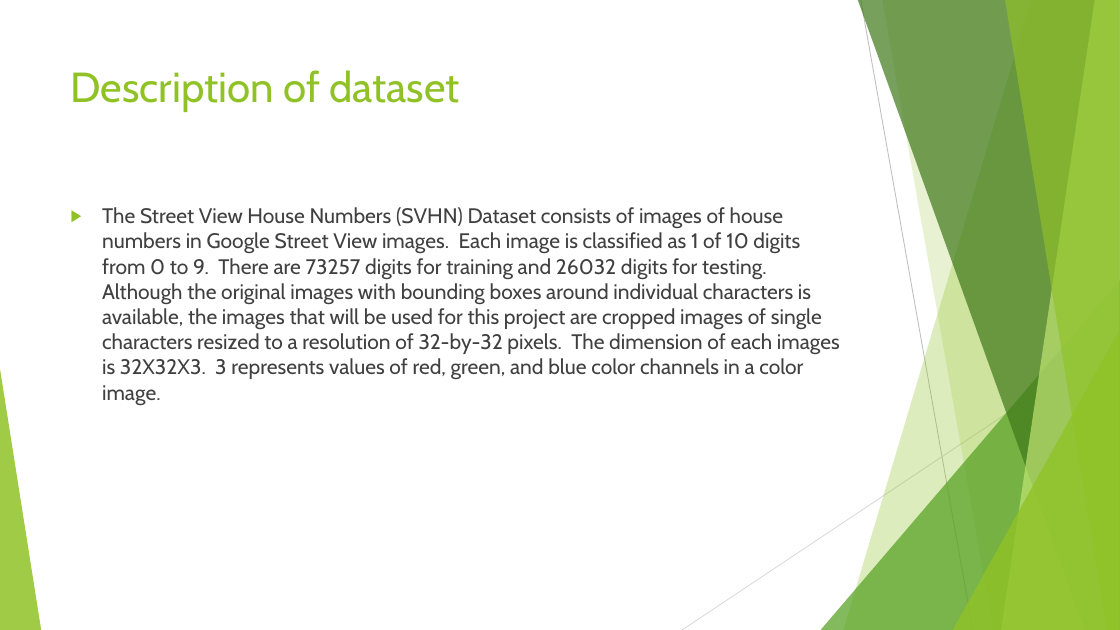
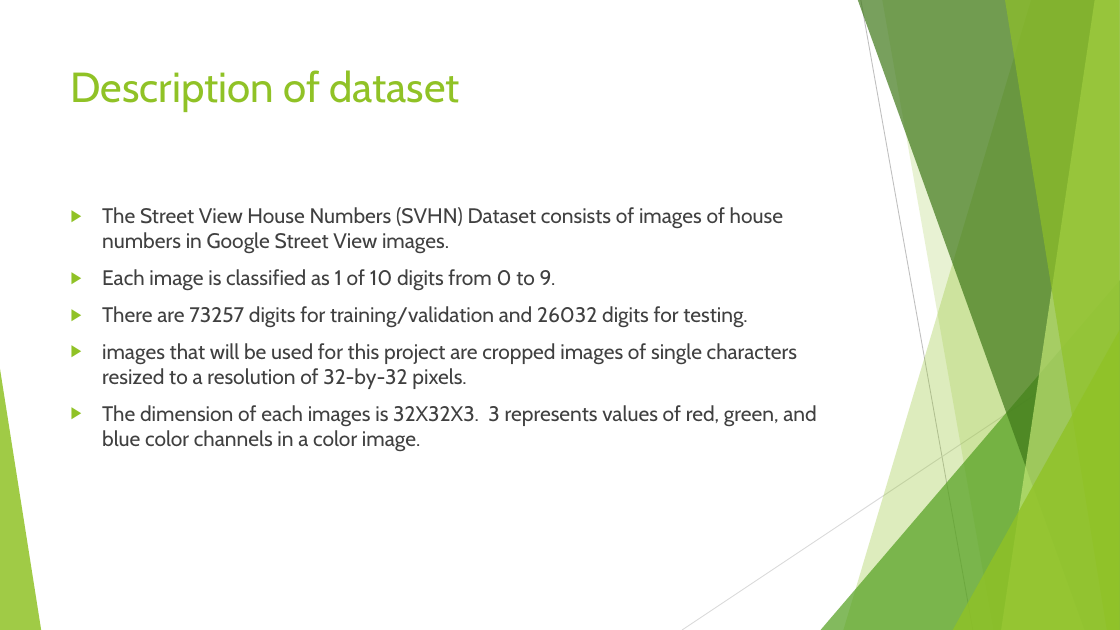
Before and after one commit to josephhaaga/Final-Project-Group6, a slide deck: slide 2 of Final-Group-Presentation/final group presentation.pptx (slide 3 before the commit). Drawn at 1120x630 pixels with LibreOffice and Linux fonts; fonts in the diff are those of the drawing. Boxes give left, top, right and bottom in pixels: in the first picture for what was removed or moved away, otherwise in the second. Text is boxed around its words. In the diff, an @@ line names an element or a change of style, - is before the commit and + after.

Commit message:
update presentations

```diff
--- a/Final-Group-Presentation/final group presentation.pptx
+++ b/Final-Group-Presentation/final group presentation.pptx
@@ text at [102, 207, 816, 451]: text changed @@
-▶ The Street View House Numbers (SVHN) Dataset consists of images of house numbers in Google Street View images. Each image is classified as 1 of 10 digits from 0 to 9. There are 73257 digits for training and 26032 digits for testing. Although the original images with bounding boxes around individual characters is available, the images that will be used for this project are cropped images of single characters resized to a resolution of 32-by-32 pixels. The dimension of each images is 32X32X3. 3 represents values of red, green, and blue color channels in a color image.
+▶ The Street View House Numbers (SVHN) Dataset consists of images of house numbers in Google Street View images.
+▶ Each image is classified as 1 of 10 digits from 0 to 9.
+▶ There are 73257 digits for training/validation and 26032 digits for testing.
+▶ images that will be used for this project are cropped images of single characters resized to a resolution of 32-by-32 pixels.
+▶ The dimension of each images is 32X32X3. 3 represents values of red, green, and blue color channels in a color image.
```
Also in this commit, not shown: 4 other slides changed, 9 slides added, 2 slides removed, 1 other file.
